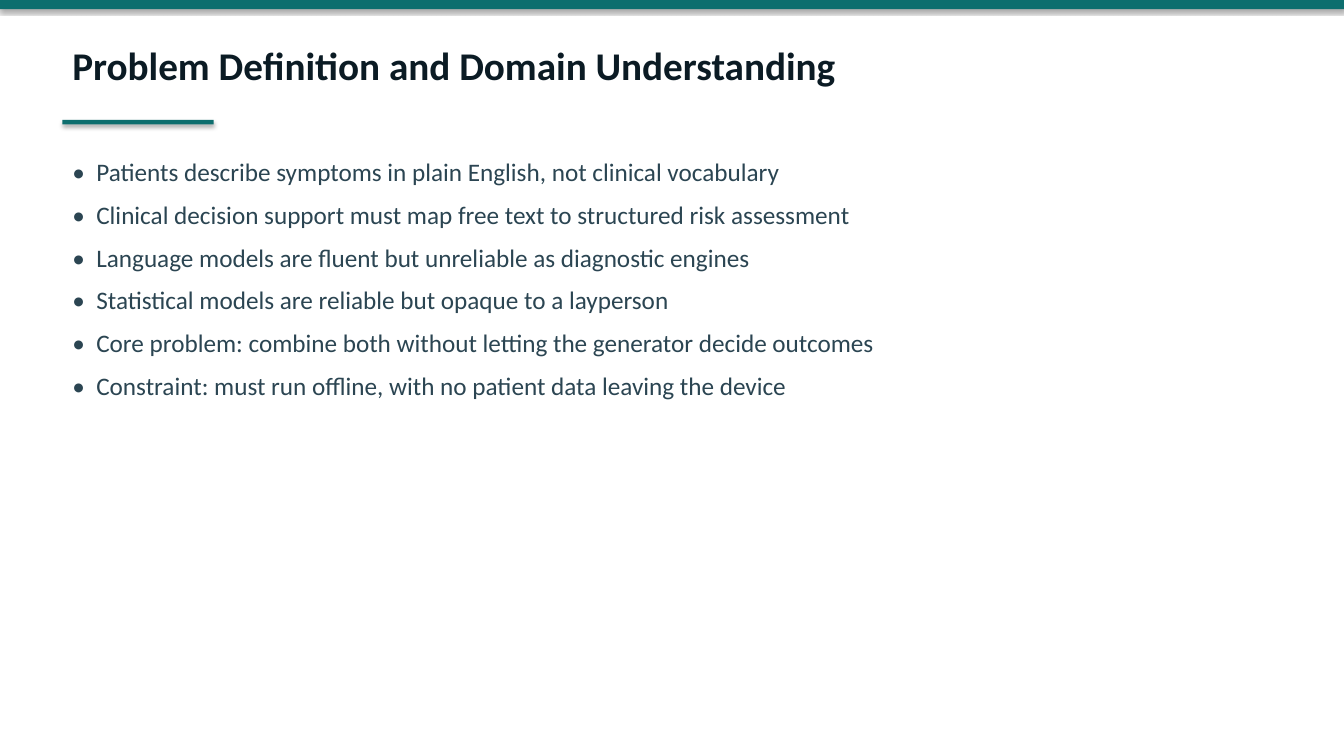
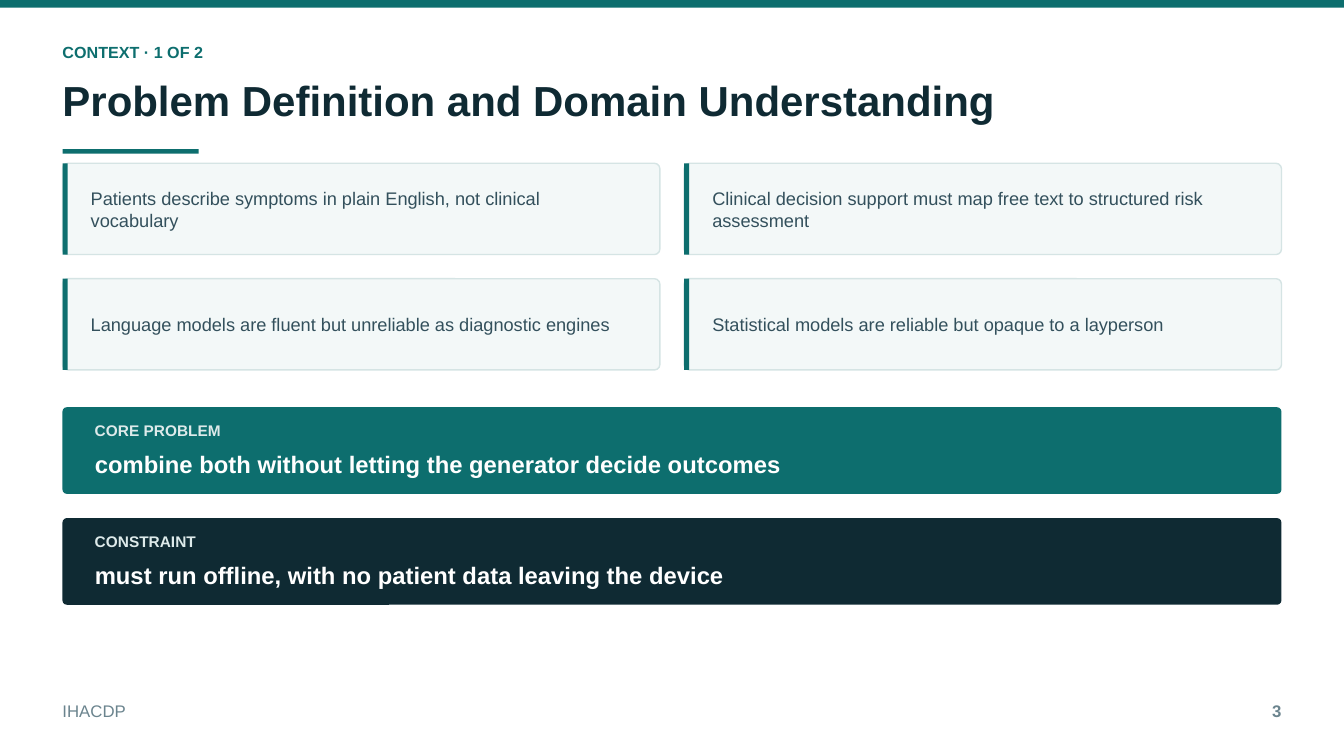
Before and after one commit to thanishq0110/IHACDP, a slide deck: slide 3 of docs/IHACDP_Presentation.pptx. Drawn at 1344x756 pixels with LibreOffice and Linux fonts; fonts in the diff are those of the drawing. Boxes give left, top, right and bottom in pixels: in the first picture for what was removed or moved away, otherwise in the second. Text is boxed around its words. In the diff, an @@ line names an element or a change of style, - is before the commit and + after.

```diff
--- a/docs/IHACDP_Presentation.pptx
+++ b/docs/IHACDP_Presentation.pptx
@@ rectangle at [0, 0, 1344, 7]: shadow off @@
@@ text added at [62, 46, 203, 58], 11.5 pt, text #0D6E6E, bold @@
+CONTEXT · 1 OF 2
@@ text "Problem Definition and Domain Understanding": place and size @@
-text "Problem Definition and Domain Understanding" at [72, 52, 836, 87]
+text "Problem Definition and Domain Understanding" at [62, 85, 995, 125]
@@ text "Problem Definition and Domain Understanding" at [62, 85, 995, 125]: size 28 to 30 pt, font Calibri to Arial, text colour #0B1B24 to #0F2A33 @@
@@ rectangle at [63, 149, 199, 153]: shadow off @@
@@ rectangle: place and size @@
-rectangle at [63, 120, 214, 124]
+rectangle at [63, 149, 199, 153]
@@ rounded rectangle added at [63, 163, 660, 254], fill #F3F8F8, outline #D5E4E4 1 pt @@
@@ rectangle added at [63, 163, 68, 254], fill #0D6E6E @@
@@ text removed at [96, 163, 873, 400] @@
-• Patients describe symptoms in plain English, not clinical vocabulary
-• Clinical decision support must map free text to structured risk assessment
-• Language models are fluent but unreliable as diagnostic engines
-• Statistical models are reliable but opaque to a layperson
-• Core problem: combine both without letting the generator decide outcomes
-• Constraint: must run offline, with no patient data leaving the device
@@ rounded rectangle added at [685, 163, 1282, 254], fill #F3F8F8, outline #D5E4E4 1 pt @@
@@ rectangle added at [685, 163, 690, 254], fill #0D6E6E @@
@@ text added at [91, 192, 539, 231], 13 pt, text #33505C @@
+Patients describe symptoms in plain English, not clinical vocabulary
@@ text added at [712, 192, 1203, 227], 13 pt, text #33505C @@
+Clinical decision support must map free text to structured risk assessment
@@ rounded rectangle added at [63, 279, 660, 370], fill #F3F8F8, outline #D5E4E4 1 pt @@
@@ rectangle added at [63, 279, 68, 370], fill #0D6E6E @@
@@ rounded rectangle added at [685, 279, 1282, 370], fill #F3F8F8, outline #D5E4E4 1 pt @@
@@ rectangle added at [685, 279, 690, 370], fill #0D6E6E @@
@@ text added at [91, 318, 610, 335], 13 pt, text #33505C @@
+Language models are fluent but unreliable as diagnostic engines
@@ text added at [712, 318, 1164, 335], 13 pt, text #33505C @@
+Statistical models are reliable but opaque to a layperson
@@ rounded rectangle added at [63, 407, 1281, 494], fill #0D6E6E @@
@@ text added at [95, 425, 221, 436], 11 pt, text #DDEAEA, bold @@
+CORE PROBLEM
@@ text added at [95, 455, 781, 478], 17 pt, text #FFFFFF, bold @@
+combine both without letting the generator decide outcomes
@@ rounded rectangle added at [63, 518, 1281, 605], fill #0F2A33 @@
@@ text added at [95, 536, 196, 547], 11 pt, text #DDEAEA, bold @@
+CONSTRAINT
@@ text added at [95, 566, 723, 589], 17 pt, text #FFFFFF, bold @@
+must run offline, with no patient data leaving the device
@@ text added at [62, 705, 125, 717], 12 pt, text #6B848E @@
+IHACDP
@@ text added at [1272, 705, 1281, 717], 12 pt, text #6B848E, bold @@
+3
```
Also in this commit, not shown: 18 other slides changed, 1 slide added, 1 slide removed, 14 other files.
